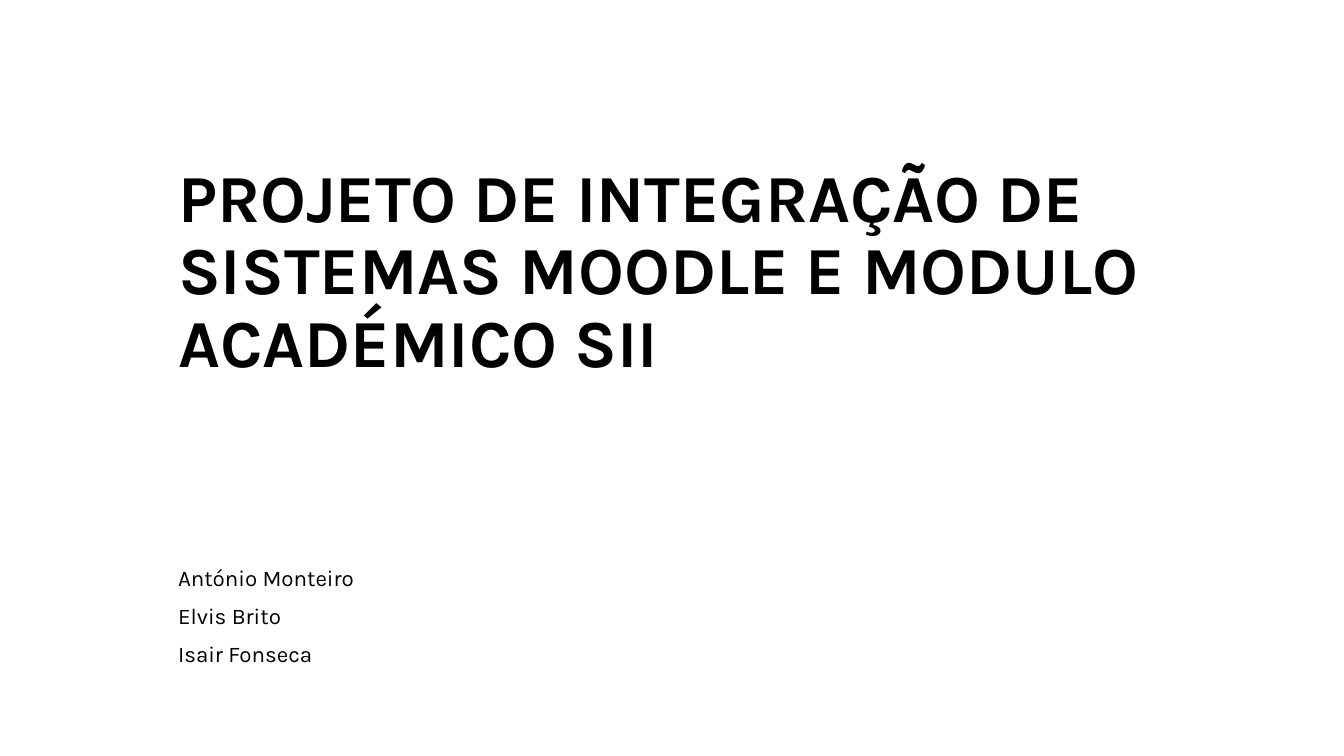
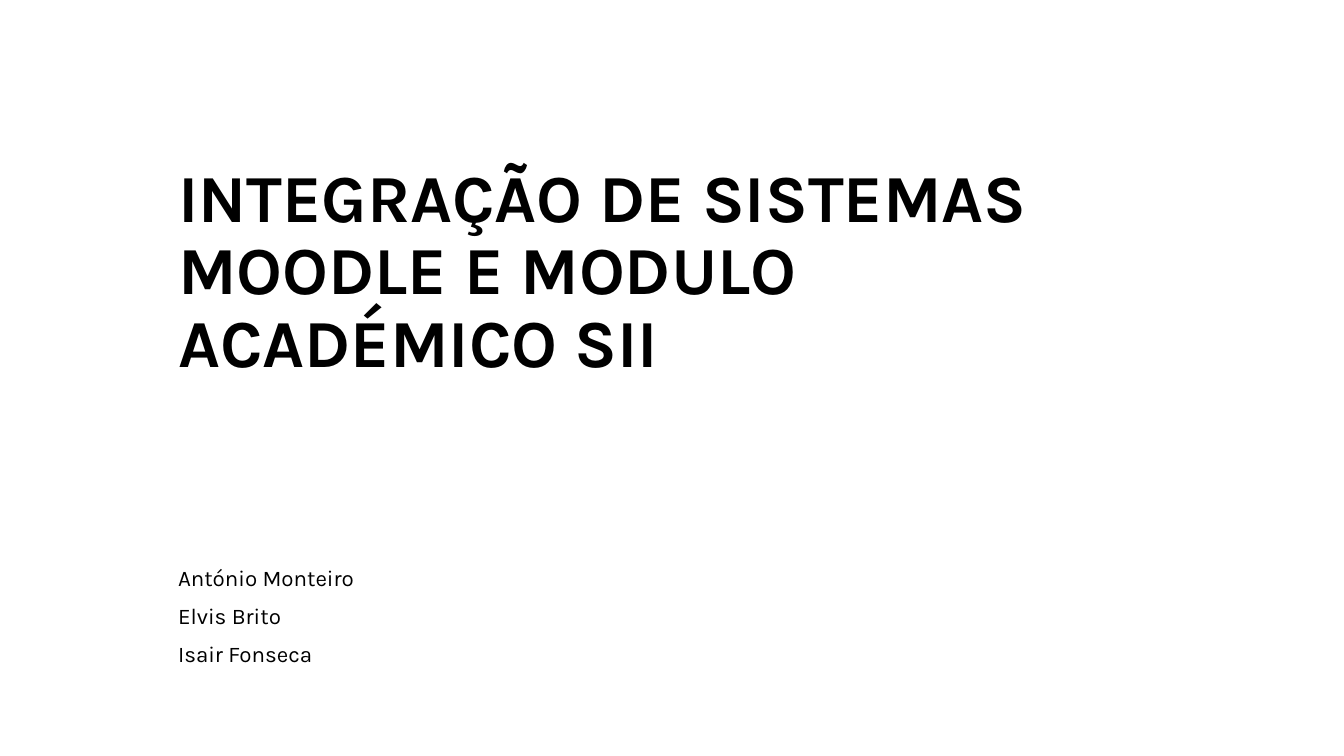
Before and after one commit to tinunr/mei-ids, a slide deck: slide 1 of Apresentação.pptx. Drawn at 1344x756 pixels with LibreOffice and Linux fonts; fonts in the diff are those of the drawing. Boxes give left, top, right and bottom in pixels: in the first picture for what was removed or moved away, otherwise in the second. Text is boxed around its words. In the diff, an @@ line names an element or a change of style, - is before the commit and + after.

```diff
--- a/Apresentação.pptx
+++ b/Apresentação.pptx
@@ title at (178, 163, 1027, 368): text changed @@
-PROJETO DE INTEGRAÇÃO DE SISTEMAS MOODLE E MODULO ACADÉMICO SII
+INTEGRAÇÃO DE SISTEMAS MOODLE E MODULO ACADÉMICO SII
```
Also in this commit, not shown: 1 slide added, 6 slides removed, 3 other files.
